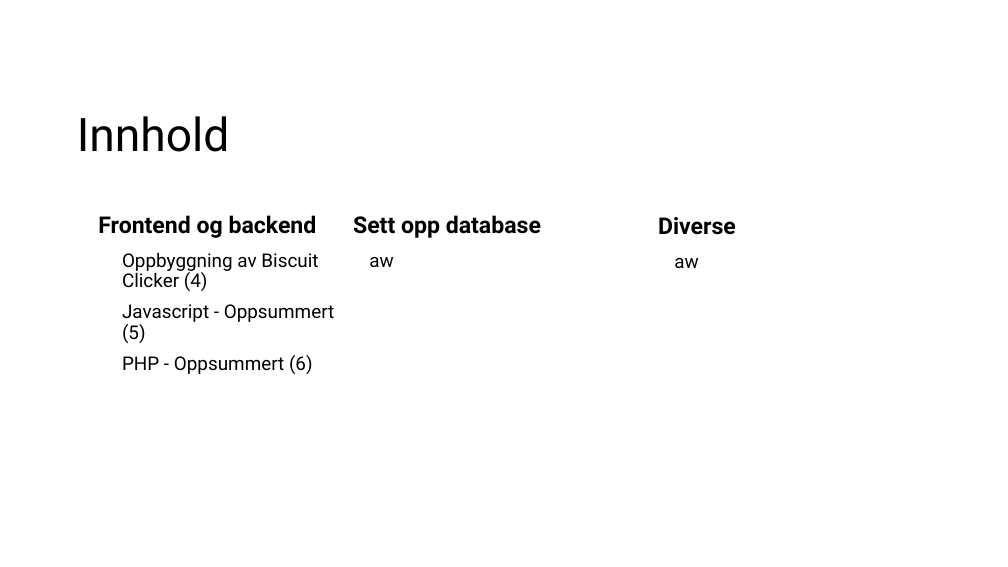
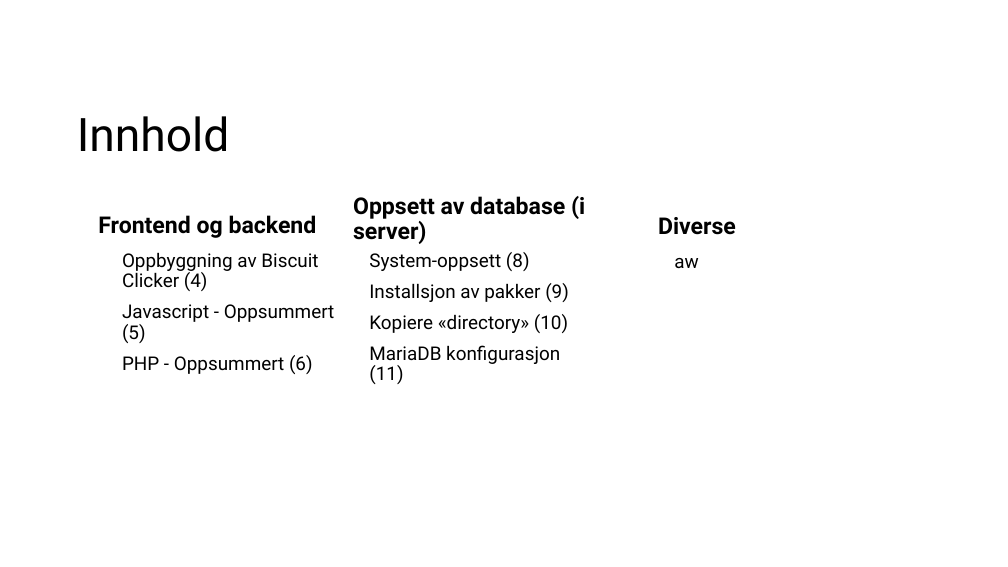
Before and after one commit to HeyItsAp/terminoppgave, a slide deck: slide 2 of Dokumenter/IT-veilendning.pptx. Drawn at 1008x567 pixels with LibreOffice and Linux fonts; fonts in the diff are those of the drawing. Boxes give left, top, right and bottom in pixels: in the first picture for what was removed or moved away, otherwise in the second. Text is boxed around its words. In the diff, an @@ line names an element or a change of style, - is before the commit and + after.

Commit message:
Finished.

```diff
--- a/Dokumenter/IT-veilendning.pptx
+++ b/Dokumenter/IT-veilendning.pptx
@@ text at (353, 196, 585, 244): text changed @@
-Sett opp database
+Oppsett av database (i server)
@@ text at (369, 252, 569, 384): text changed @@
-aw
+System-oppsett (8)
+Installsjon av pakker (9)
+Kopiere «directory» (10)
+MariaDB konfigurasjon (11)
```
Also in this commit, not shown: 1 other slide changed, 4 slides added.
